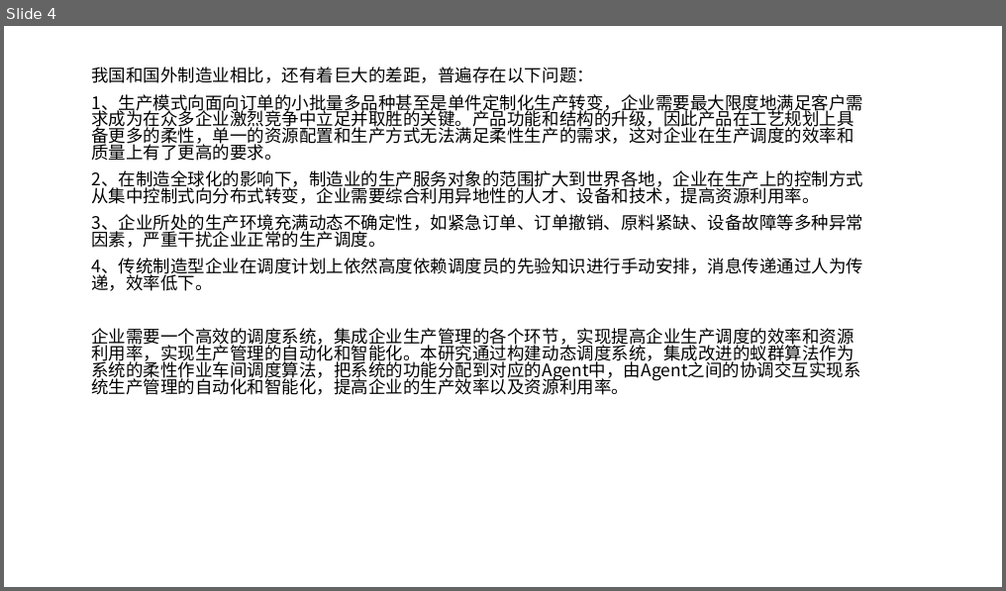
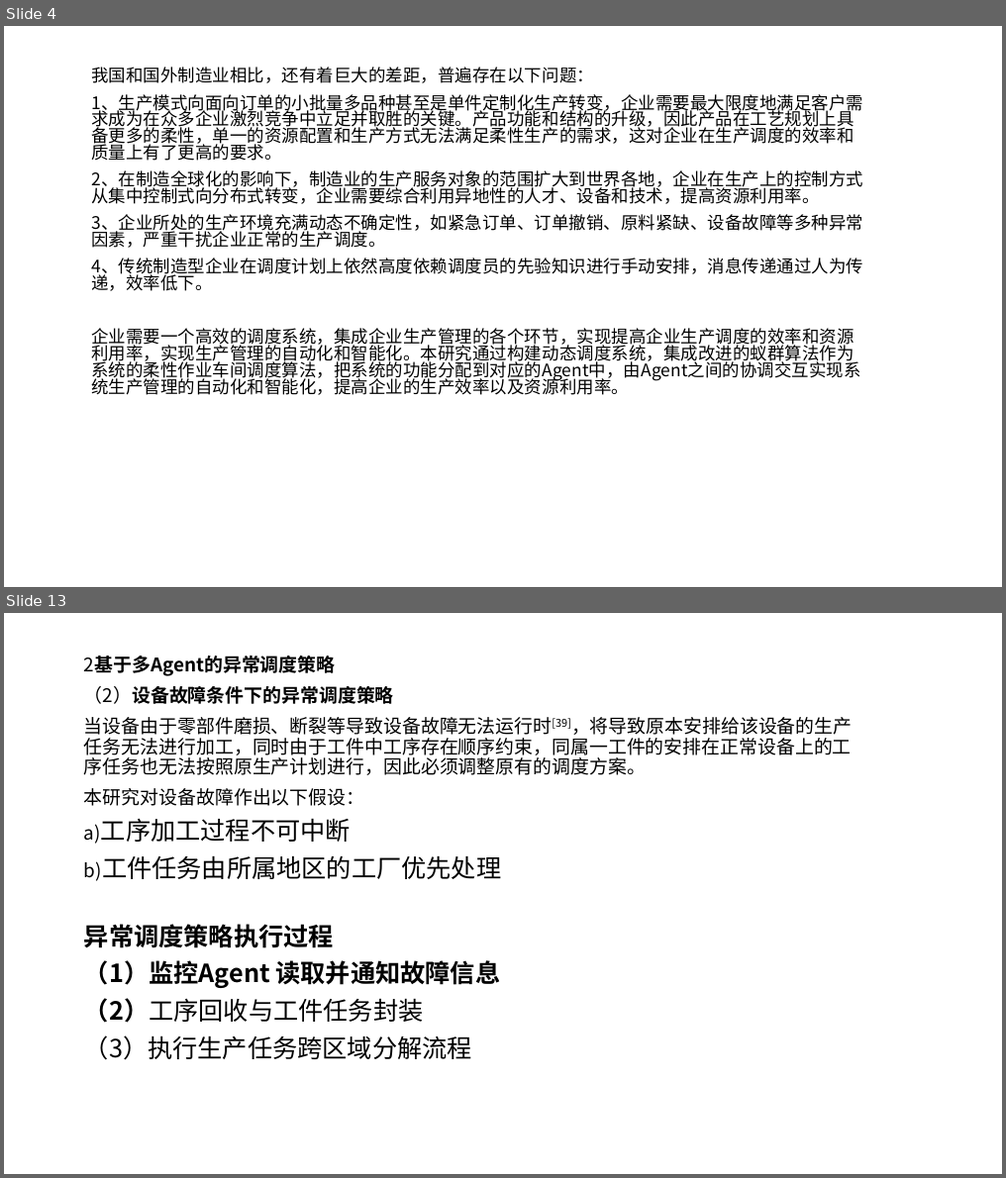
Before and after one commit to WeileLiang/FinalPro, a slide deck: 毕业答辩PPT/新建 Microsoft PowerPoint 演示文稿.pptx. Shown one above the other, each under a label of ours: slide 4 before the commit, slides 4 and 13 after it; the slides between them are not shown. The pictures are 1006x591 and 1006x1178 pixels, drawn with LibreOffice and Linux fonts; fonts in the diff are those of the drawing. Boxes give left, top, right and bottom in pixels: in the first picture for what was removed or moved away, otherwise in the second. Text is boxed around its words. In the diff, an @@ line names an element or a change of style, - is before the commit and + after.

```diff
--- a/毕业答辩PPT/新建 Microsoft PowerPoint 演示文稿.pptx
+++ b/毕业答辩PPT/新建 Microsoft PowerPoint 演示文稿.pptx
@@ slide 13 added at (4, 613, 1002, 1174), background #FFFFFF @@
@@ subtitle added at (84, 656, 851, 1060), 18 pt, text #000000 @@
+2基于多Agent的异常调度策略
+（2）设备故障条件下的异常调度策略
+当设备由于零部件磨损、断裂等导致设备故障无法运行时[39]，将导致原本安排给该设备的生产任务无法进行加工，同时由于工件中工序存在顺序约束，同属一工件的安排在正常设备上的工序任务也无法按照原生产计划进行，因此必须调整原有的调度方案。
+本研究对设备故障作出以下假设：
+a)工序加工过程不可中断
+b)工件任务由所属地区的工厂优先处理
+异常调度策略执行过程
+（1）监控Agent 读取并通知故障信息
+（2）工序回收与工件任务封装
+（3）执行生产任务跨区域分解流程
```
Also in this commit, not shown: 26 other slides added, 1 slide removed, 30 other files.
